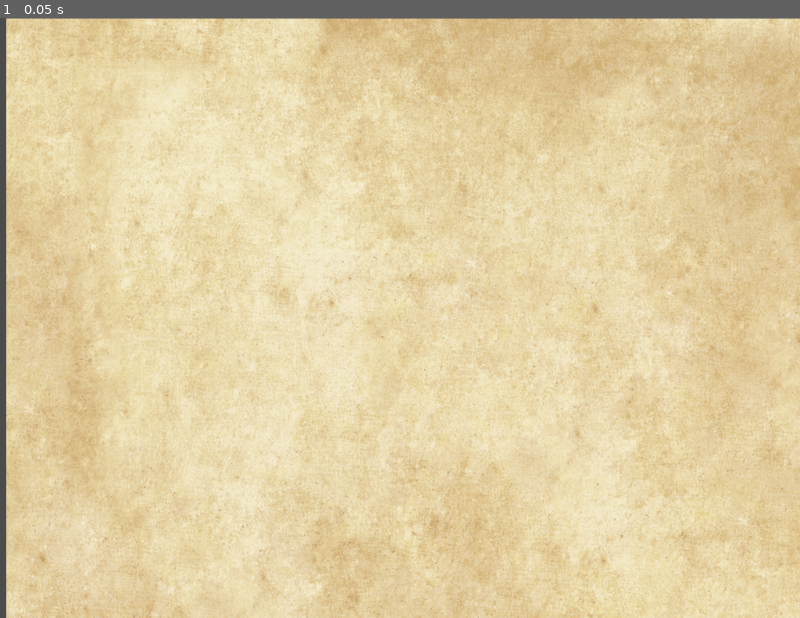
Above: before the commit, frame 1.
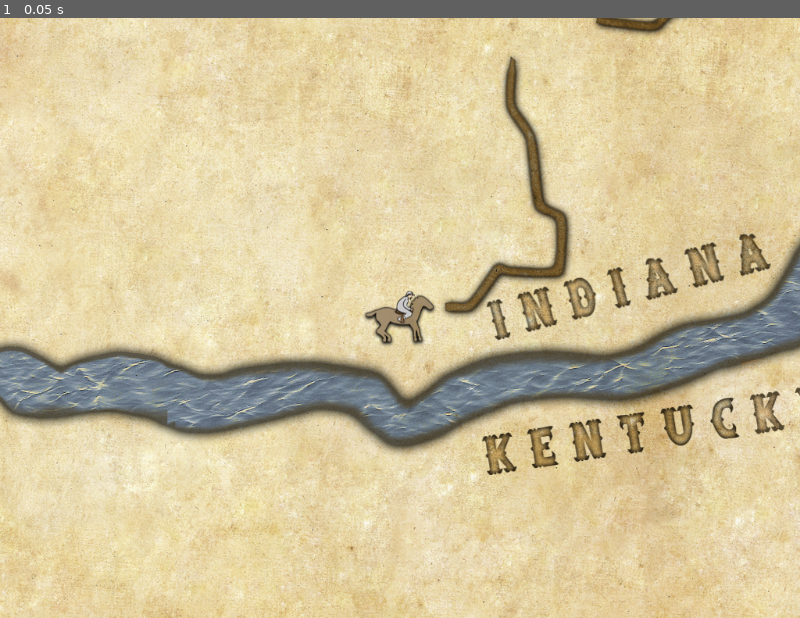
Above: after the commit, the same moment.

Repository: doctor-g/MorgansRaid
Game: Godot game, scene res://src/Game.tscn
The game is run twice, just before and just after one commit, with the same random seed, the same clock (stepped at 60 frames per second) and the same inputs. The project has no main scene, so this scene is started directly.
Inputs:
- Up to frame 1 (0.05 s): no input

The runs differ from the first frame. In frame 1, 39% of the frame differs, in the area x 0-100%, y 0-100%.

Commit message:
Add Morgan animated sprite scene
It is not currently animated nor movable

Diff:
--- a/project/src/Game.tscn
+++ b/project/src/Game.tscn
@@ -1,8 +1,15 @@
-[gd_scene load_steps=2 format=2]
+[gd_scene load_steps=3 format=2]
 
 [ext_resource path="res://src/Map.tscn" type="PackedScene" id=1]
+[ext_resource path="res://src/Morgan.tscn" type="PackedScene" id=2]
 
 [node name="Game" type="Node2D"]
 
 [node name="Map" parent="." instance=ExtResource( 1 )]
 position = Vector2( 7.55127, -211.428 )
+
+[node name="Morgan" parent="." instance=ExtResource( 2 )]
+position = Vector2( 595.304, 2807.54 )
+
+[node name="Camera2D" type="Camera2D" parent="Morgan"]
+current = true
--- /dev/null
+++ b/project/src/Morgan.tscn
@@ -0,0 +1,53 @@
+[gd_scene load_steps=10 format=2]
+
+[ext_resource path="res://assets/Images/sprite_sheet_full_speed.png" type="Texture" id=1]
+[ext_resource path="res://assets/Images/morgan_still.png" type="Texture" id=2]
+
+[sub_resource type="AtlasTexture" id=1]
+flags = 4
+atlas = ExtResource( 1 )
+region = Rect2( 0, 0, 150, 90 )
+
+[sub_resource type="AtlasTexture" id=2]
+flags = 4
+atlas = ExtResource( 1 )
+region = Rect2( 150, 0, 150, 90 )
+
+[sub_resource type="AtlasTexture" id=3]
+flags = 4
+atlas = ExtResource( 1 )
+region = Rect2( 300, 0, 150, 90 )
+
+[sub_resource type="AtlasTexture" id=4]
+flags = 4
+atlas = ExtResource( 1 )
+region = Rect2( 450, 0, 150, 90 )
+
+[sub_resource type="AtlasTexture" id=5]
+flags = 4
+atlas = ExtResource( 1 )
+region = Rect2( 600, 0, 150, 90 )
+
+[sub_resource type="AtlasTexture" id=6]
+flags = 4
+atlas = ExtResource( 1 )
+region = Rect2( 750, 0, 150, 90 )
+
+[sub_resource type="SpriteFrames" id=7]
+animations = [ {
+"frames": [ ExtResource( 2 ) ],
+"loop": true,
+"name": "idle",
+"speed": 5.0
+}, {
+"frames": [ SubResource( 1 ), SubResource( 2 ), SubResource( 3 ), SubResource( 4 ), SubResource( 5 ), SubResource( 6 ) ],
+"loop": true,
+"name": "gallop",
+"speed": 9.0
+} ]
+
+[node name="Morgan" type="Node2D"]
+
+[node name="AnimatedSprite" type="AnimatedSprite" parent="."]
+frames = SubResource( 7 )
+animation = "idle"
Binary file added: project/assets/Images/morgan_still.png
Not shown, added: project/assets/Images/morgan_still.png.import
Binary file added: project/assets/Images/sprite_sheet_full_speed.png
Not shown, added: project/assets/Images/sprite_sheet_full_speed.png.import
